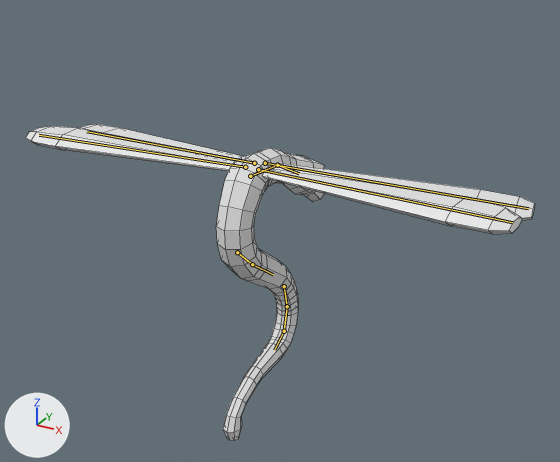
One commit to the Blender file Blends/DragonFlyCilindro.blend: the scene before it, then after it.
Both versions are drawn from a 50 mm camera at (5.76, -9.78, 9.42) aimed at (0.08, 0.56, 4.25). Arrows for +X, +Y and +Z are at lower left; the lights stay in place. The bones that change are drawn over the model as lines. Mesh edges are drawn as thin lines.

In view in the first picture: 'Body'.
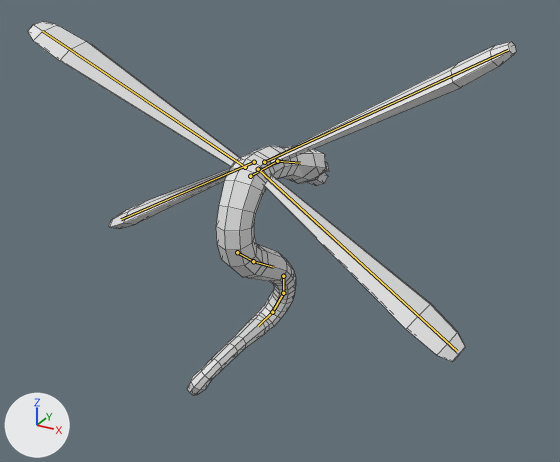
Commit message: animacion idle

The newer file adds an action. The first version stands in its rest pose; the second is drawn at frame 10 of the action 'Idle'.

The change in detail:
Bone 'Bone.009' (bone_bone_009) turns from (0, 0, 0) to (-5, 0, 0) degrees about its own x, y and z.
Bone 'Bone.008' (bone_bone_008) turns from (0, 0, 0) to (0, 4, -3) degrees about its own x, y and z.
Bone 'Bone.006' (bone_bone_006) turns from (0, 0, 0) to (0, 2, -6) degrees about its own x, y and z.
Bone 'Bone.005' (bone_bone_005) turns from (0, 0, 0) to (0, -2, 14) degrees about its own x, y and z.
Bone 'Bone.004' (bone_bone_004) turns from (0, 0, 0) to (-14, -7, 5) degrees about its own x, y and z.
Bone 'Bone.013' (bone_bone_013) turns from (0, 0, 0) to (4, 0, 0) degrees about its own x, y and z.
Bone 'Bone.014' (bone_bone_014) turns from (0, 0, 0) to (4, 0, 0) degrees about its own x, y and z.
Bone 'LeftWing1' (bone_leftwing1) turns from (0, 0, 0) to (-1, -4, 32) degrees about its own x, y and z.
Bone 'LeftWing2' (bone_leftwing2) turns from (0, 0, 0) to (1, -3, -32) degrees about its own x, y and z.
Bone 'RightWing2' (bone_rightwing2) turns from (0, 0, 0) to (1, -3, -29) degrees about its own x, y and z.
Bone 'RightWing1' (bone_rightwing1) turns from (0, 0, 0) to (-1, -3, 27) degrees about its own x, y and z.

Location of each change, (x1, y1, x2, y2) in pixels of the pictures (560 x 462 px):
'Body', posed (18% taller)
    before: (26, 124, 535, 441)
    after: (28, 21, 516, 395)
bone 'Bone.009', root to tip
    before: (237, 252) to (252, 264)
    after: (237, 252) to (253, 261)
bone 'Bone.008', root to tip
    before: (252, 264) to (273, 274)
    after: (253, 261) to (273, 267)
bone 'Bone.006', root to tip
    before: (284, 286) to (287, 306)
    after: (283, 276) to (283, 293)
bone 'Bone.005', root to tip
    before: (287, 306) to (284, 331)
    after: (283, 293) to (272, 312)
bone 'Bone.004', root to tip
    before: (284, 331) to (274, 350)
    after: (272, 312) to (258, 326)
bone 'Bone.013', root to tip
    before: (250, 176) to (277, 165)
    after: (250, 176) to (277, 161)
bone 'Bone.014', root to tip
    before: (277, 165) to (299, 173)
    after: (277, 161) to (300, 163)
bone 'LeftWing1', root to tip
    before: (265, 163) to (528, 208)
    after: (264, 162) to (508, 50)
bone 'LeftWing2', root to tip
    before: (258, 169) to (512, 222)
    after: (258, 169) to (457, 351)
bone 'RightWing2', root to tip
    before: (245, 167) to (39, 135)
    after: (245, 167) to (42, 31)
bone 'RightWing1', root to tip
    before: (254, 163) to (87, 131)
    after: (254, 162) to (121, 219)
